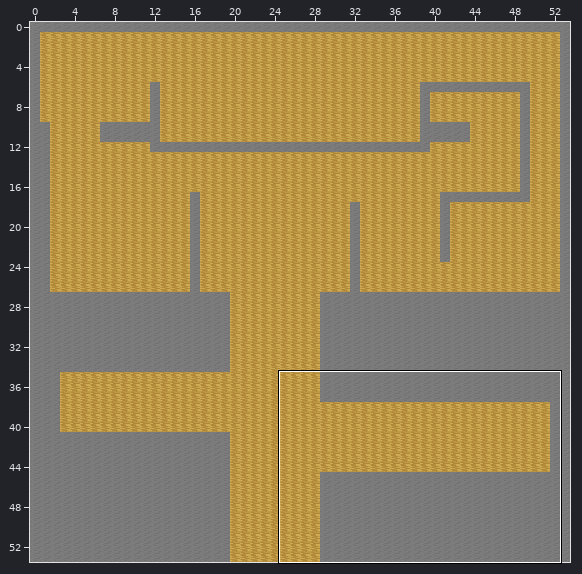
Level history. Tiled map: assets/maps/castle.tmx. Above: a wide view before the commit, with the close-up outlined.
Close-up. The starting point:
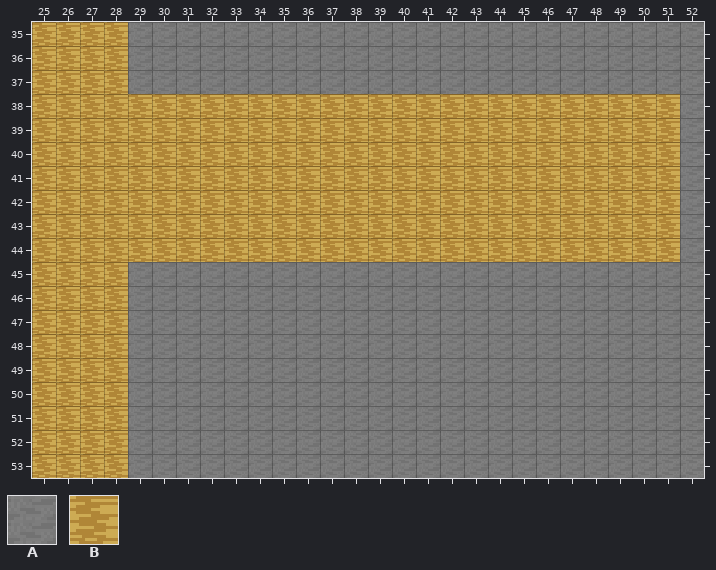
Cells are 16x16 px. Shown: x 25..52, y 35..53. The commit also changed other parts of the map, which this record leaves out.
Key: from "edit_tileset": A 1, B 4.
_ is an empty cell, # one hidden under a higher layer.
Layers that did not change in this view are not listed.
Layer "layer_0" before, first column x 25:
35 BBBB########################
36 BBBB########################
37 BBBB########################
38 BBBBBBBBBBBBBBBBBBBBBBBBBBB#
39 BBBBBBBBBBBBBBBBBBBBBBBBBBB#
40 BBBBBBBBBBBBBBBBBBBBBBBBBBB#
41 BBBBBBBBBBBBBBBBBBBBBBBBBBB#
42 BBBBBBBBBBBBBBBBBBBBBBBBBBB#
43 BBBBBBBBBBBBBBBBBBBBBBBBBBB#
44 BBBBBBBBBBBBBBBBBBBBBBBBBBB#
45 BBBB########################
46 BBBB########################
47 BBBB########################
48 BBBB########################
49 BBBB########################
50 BBBB########################
51 BBBB########################
52 BBBB########################
53 BBBB########################
Layer "layer_1" before, first column x 25:
35 ____AAAAAAAAAAAAAAAAAAAAAAAA
36 ____AAAAAAAAAAAAAAAAAAAAAAAA
37 ____AAAAAAAAAAAAAAAAAAAAAAAA
38 ___________________________A
39 ___________________________A
40 ___________________________A
41 ___________________________A
42 ___________________________A
43 ___________________________A
44 ___________________________A
45 ____AAAAAAAAAAAAAAAAAAAAAAAA
46 ____AAAAAAAAAAAAAAAAAAAAAAAA
47 ____AAAAAAAAAAAAAAAAAAAAAAAA
The result:
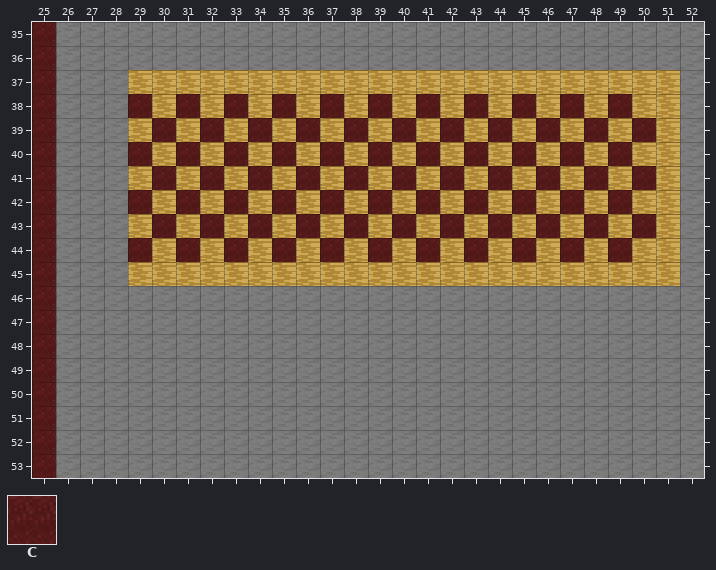
Further tiles: from "edit_tileset": C 6.
Changes in this commit:
Changed rows in their new state; . is an unchanged cell.
Layer "layer_0":
first column x 25:
35 CAAA......................
36 CAAA......................
37 CAAA......................
38 CAAAC.C.C.C.C.C.C.C.C.C.C.
39 CAAA.C.C.C.C.C.C.C.C.C.C.C
40 CAAAC.C.C.C.C.C.C.C.C.C.C.
41 CAAA.C.C.C.C.C.C.C.C.C.C.C
42 CAAAC.C.C.C.C.C.C.C.C.C.C.
43 CAAA.C.C.C.C.C.C.C.C.C.C.C
44 CAAAC.C.C.C.C.C.C.C.C.C.C.
45 CAAA......................
46 CAAA......................
47 CAAA......................
48 CAAA......................
49 CAAA......................
50 CAAA......................
51 CAAA......................
52 CAAA......................
53 CAAA......................
Layer "layer_1":
first column x 29:
37 #######################
first column x 29:
45 #######################
Layer "layer_2":
first column x 29:
37 BBBBBBBBBBBBBBBBBBBBBBB
first column x 29:
45 BBBBBBBBBBBBBBBBBBBBBBB
